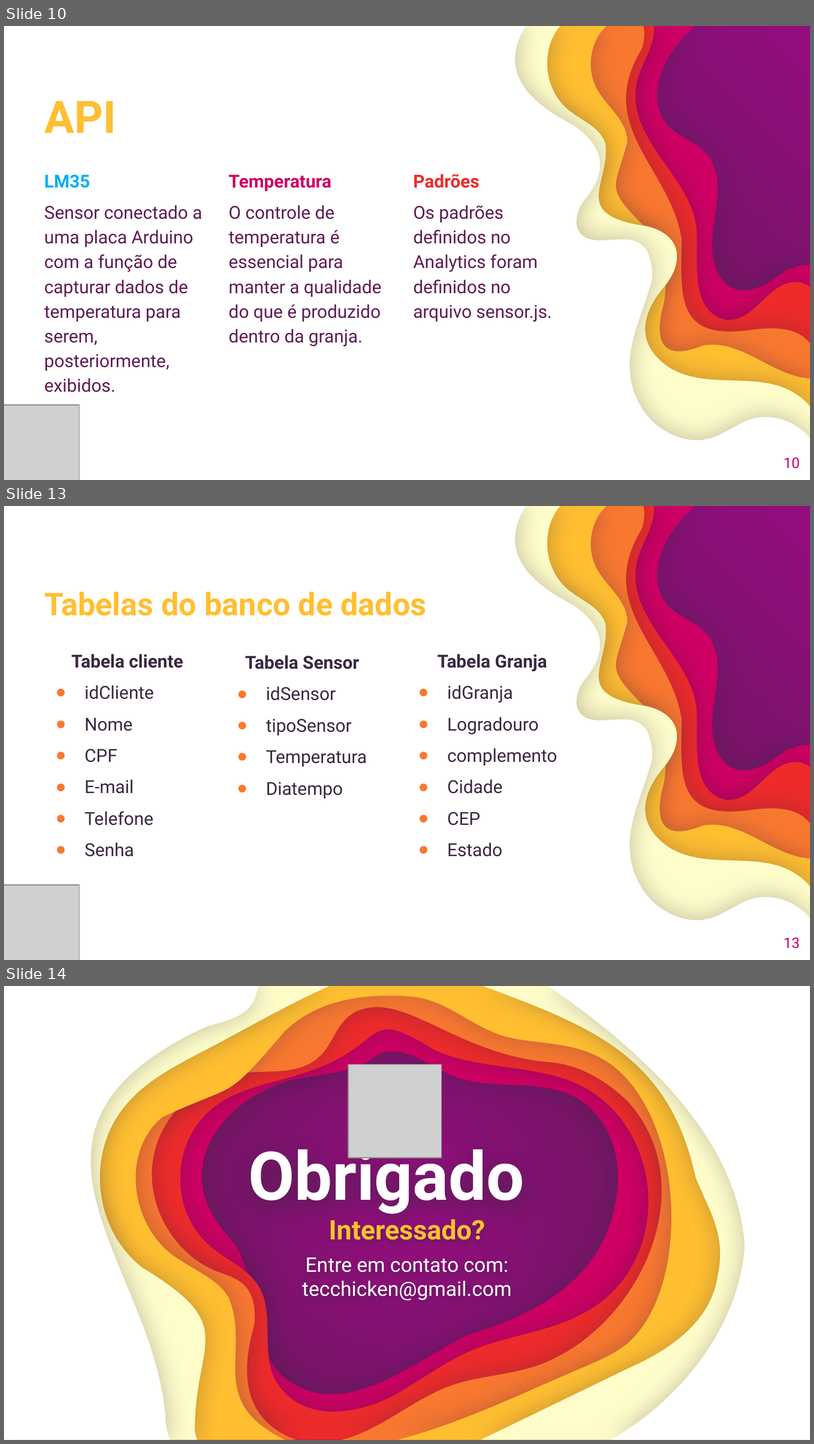
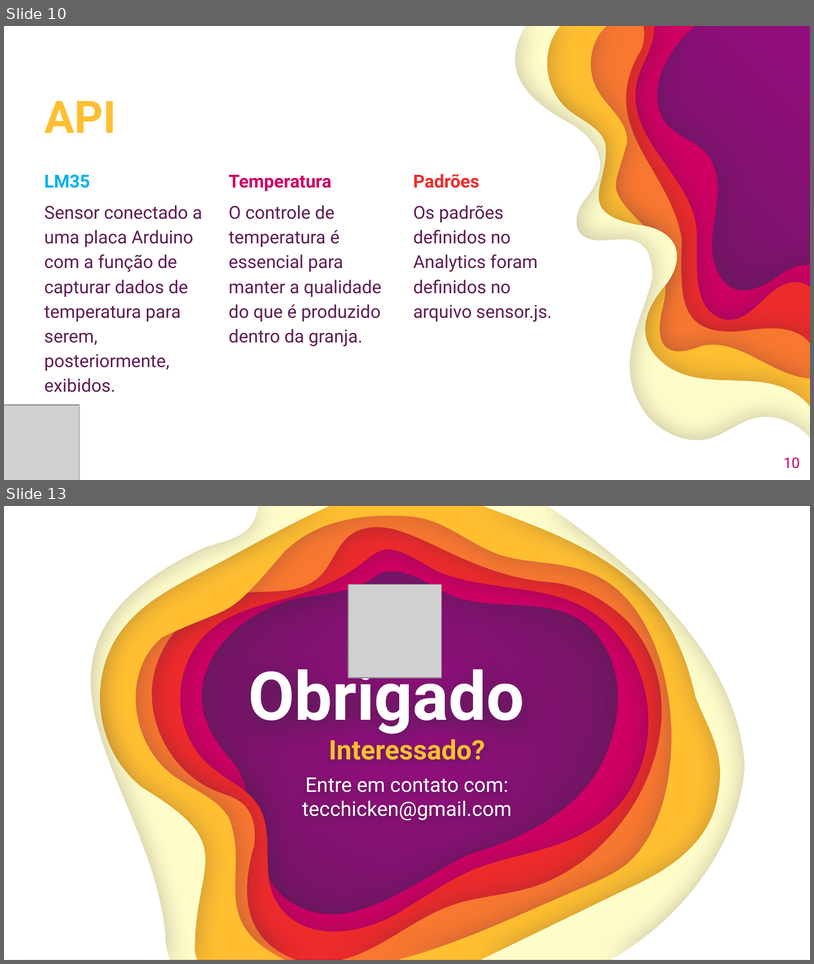
Before and after one commit to GustavoQuaresma/TECCHICKEN-DOCUMENTACAO, a slide deck: SPRINT2/slide pi - Copia.pptx. Shown one above the other, each under a label of ours: slides 10, 13 and 14 before the commit, slides 10 and 13 after it; the slides between them are not shown. The pictures are 814x1444 and 814x964 pixels, drawn with LibreOffice and Linux fonts; fonts in the diff are those of the drawing; grey boxes stand for pictures. Boxes give left, top, right and bottom in pixels: in the first picture for what was removed or moved away, otherwise in the second. Text is boxed around its words. In the diff, an @@ line names an element or a change of style, - is before the commit and + after.

```diff
--- a/SPRINT2/slide pi - Copia.pptx
+++ b/SPRINT2/slide pi - Copia.pptx
@@ slide 13 removed at (4,506,810,960), background gradient #940D7F to #5E1B53; not listed: 6 template elements that a slide beside it also shows @@
@@ title removed at (44,591,426,616) @@
-Tabelas do banco de dados
@@ text removed at (71,654,183,856) @@
-Tabela cliente
-● idCliente
-● Nome
-● CPF
-● E-mail
-● Telefone
-● Senha
@@ text removed at (245,655,367,798) @@
-Tabela Sensor
-● idSensor
-● tipoSensor
-● Temperatura
-● Diatempo
@@ text removed at (438,654,557,856) @@
-Tabela Granja
-● idGranja
-● Logradouro
-● complemento
-● Cidade
-● CEP
-● Estado
@@ picture removed at (4,884,79,960) @@
@@ page number removed at (784,937,800,948) @@
-13
@@ what was slide 14 is now slide 13 @@
```
Also in this commit, not shown: 4 slides changed, 2 slides added, 2 other slides removed.
